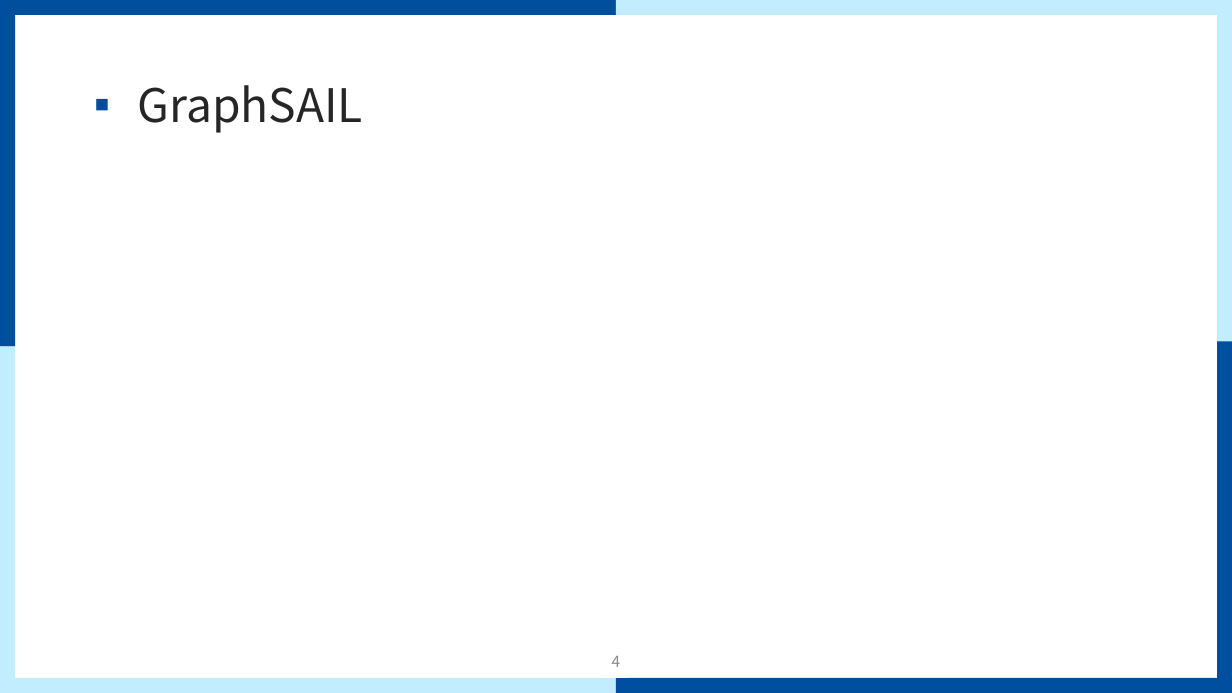
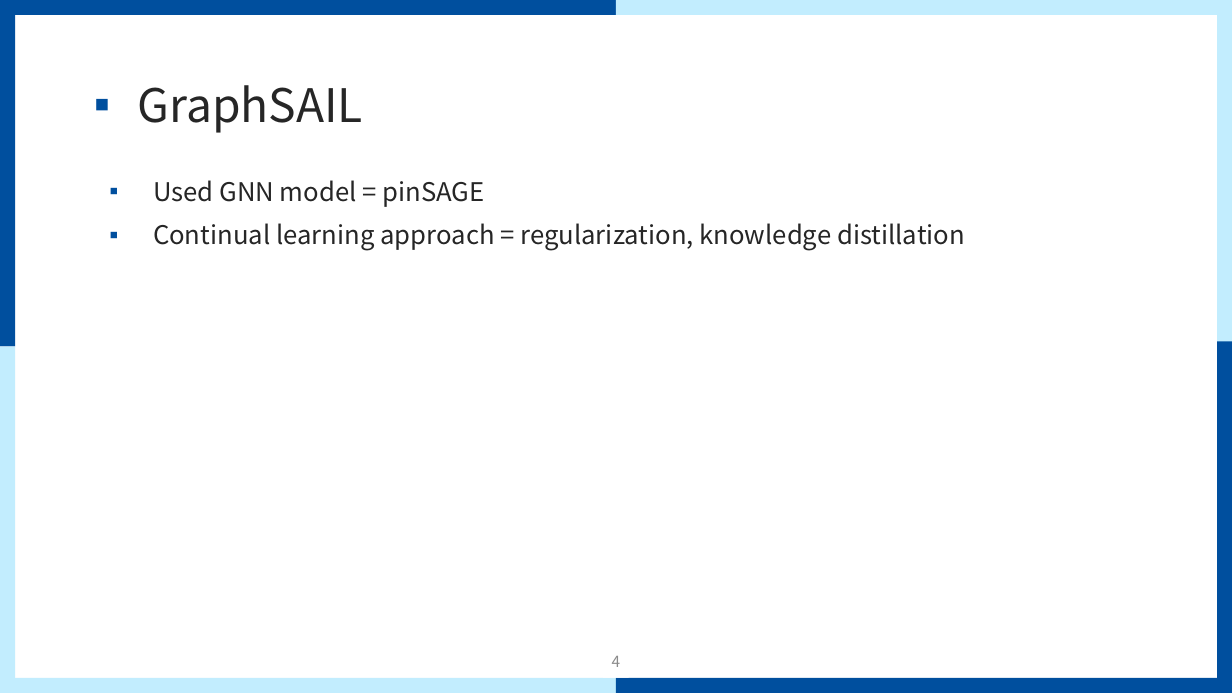
Before and after one commit to mmvv11/GraduateStudies, a slide deck: slide 4 of papers/papersForKCC/논문 관련 조사 및 아이디어.pptx. Drawn at 1232x693 pixels with LibreOffice and Linux fonts; fonts in the diff are those of the drawing; background and template pictures are left out. Boxes give left, top, right and bottom in pixels: in the first picture for what was removed or moved away, otherwise in the second. Text is boxed around its words. In the diff, an @@ line names an element or a change of style, - is before the commit and + after.

```diff
--- a/papers/papersForKCC/논문 관련 조사 및 아이디어.pptx
+++ b/papers/papersForKCC/논문 관련 조사 및 아이디어.pptx
@@ text added at (153,180,965,251), 20 pt, text #262626 @@
+▪ Used GNN model = pinSAGE
+▪ Continual learning approach = regularization, knowledge distillation
```
Also in this commit, not shown: 2 other slides changed.
